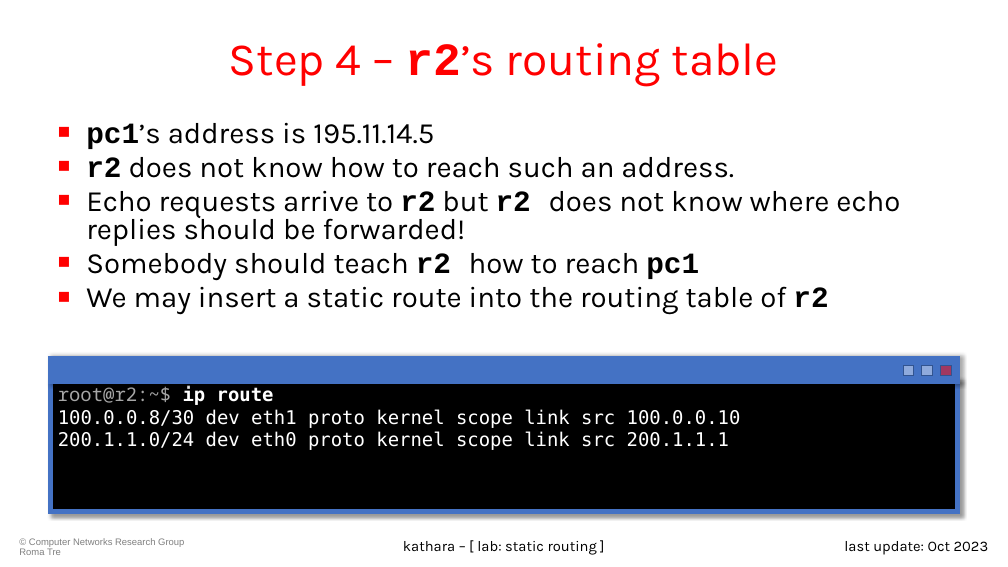
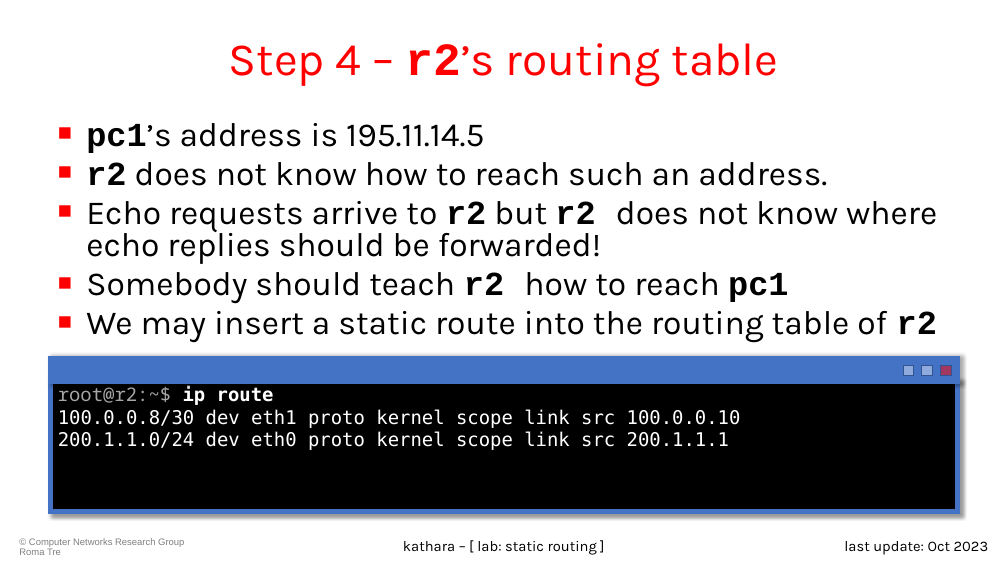
Before and after one commit to KatharaFramework/Kathara-Labs, a slide deck: slide 13 of main-labs/basic-topics/static-routing/004-kathara-lab_static-routing.pptx. Drawn at 1008x567 pixels with LibreOffice and Linux fonts; fonts in the diff are those of the drawing; background and template pictures are left out. Boxes give left, top, right and bottom in pixels: in the first picture for what was removed or moved away, otherwise in the second. Text is boxed around its words. In the diff, an @@ line names an element or a change of style, - is before the commit and + after.

Commit message:
Update some slides to new version (#35)
* Fix some titles in static routing slides

* Update rip lab

* Update RIP Slides, WIP

* Changed rip

* Add lconfig to Kathará introduction

```diff
--- a/main-labs/basic-topics/static-routing/004-kathara-lab_static-routing.pptx
+++ b/main-labs/basic-topics/static-routing/004-kathara-lab_static-routing.pptx
@@ text "pc1’s address is 195.11.14.5" at [86,123,937,343]: size 28 to 32 pt @@
```
Also in this commit, not shown: 6 other slides changed, 14 other files.
